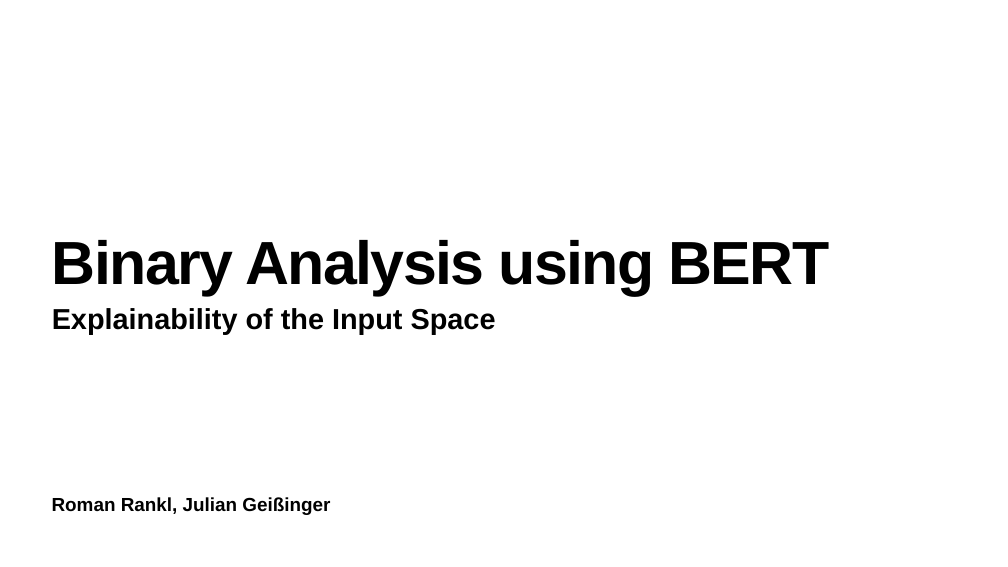
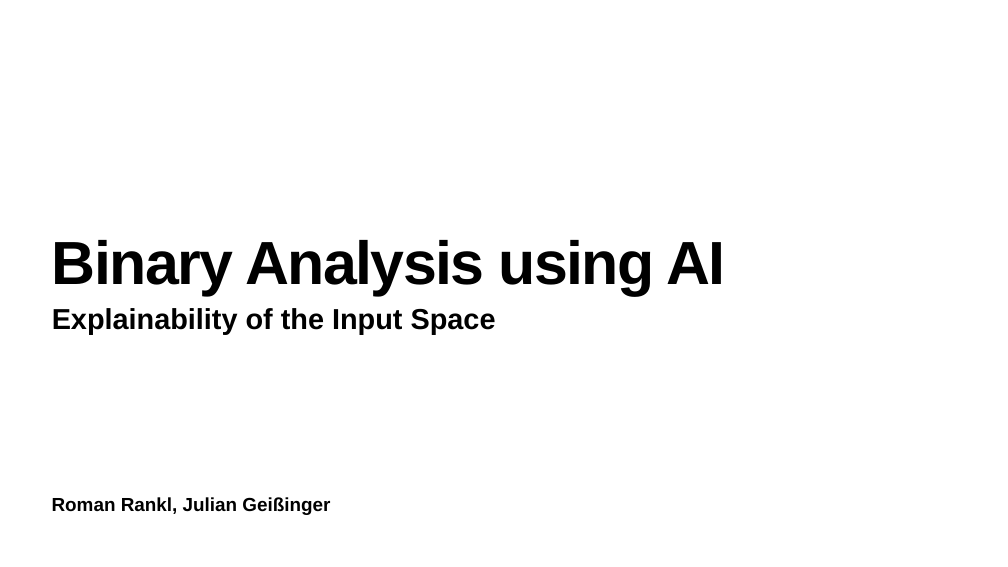
Before and after one commit to julig3ccd/BinAI, a slide deck: slide 1 of presentation/final_presentation.pptx. Drawn at 1008x567 pixels with LibreOffice and Linux fonts; fonts in the diff are those of the drawing. Boxes give left, top, right and bottom in pixels: in the first picture for what was removed or moved away, otherwise in the second. Text is boxed around its words. In the diff, an @@ line names an element or a change of style, - is before the commit and + after.

```diff
--- a/presentation/final_presentation.pptx
+++ b/presentation/final_presentation.pptx
@@ title at box(52, 240, 725, 296): text changed @@
-Binary Analysis using BERT
+Binary Analysis using AI
```
Also in this commit, not shown: 13 other slides changed, 1 slide added.
